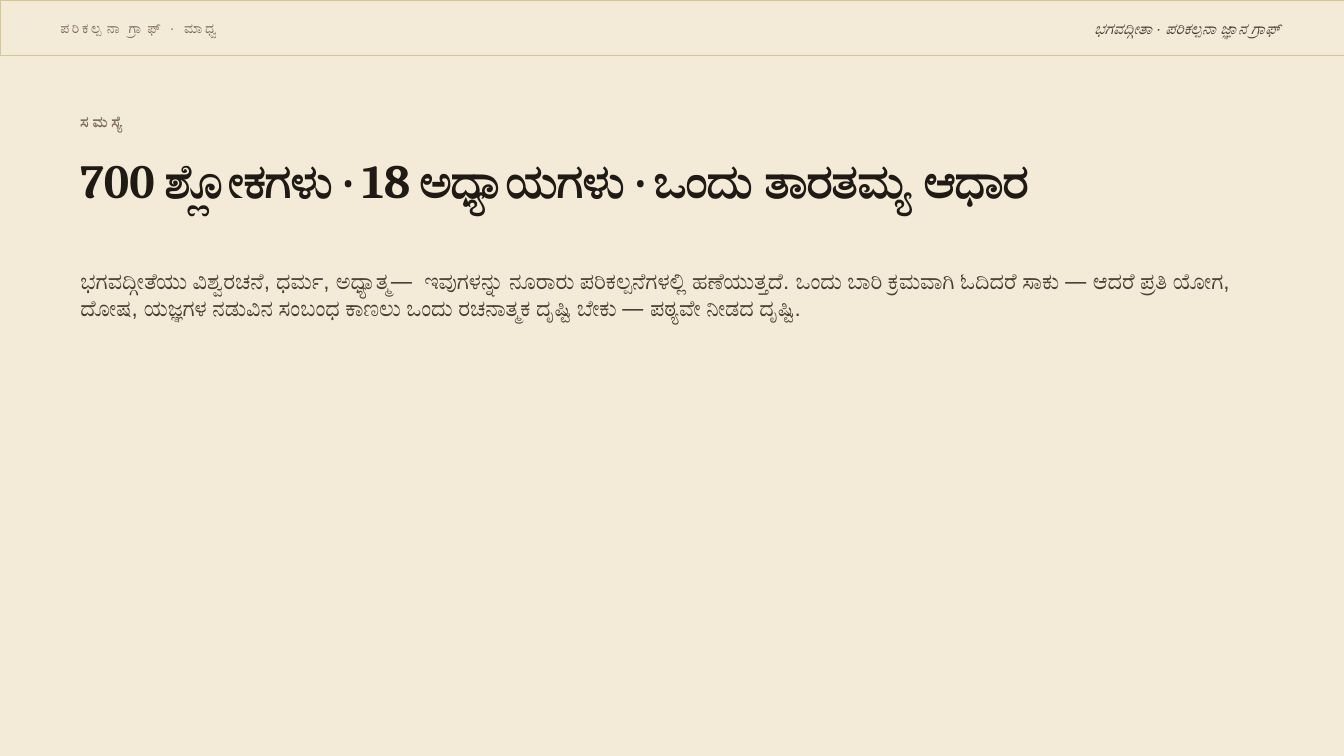
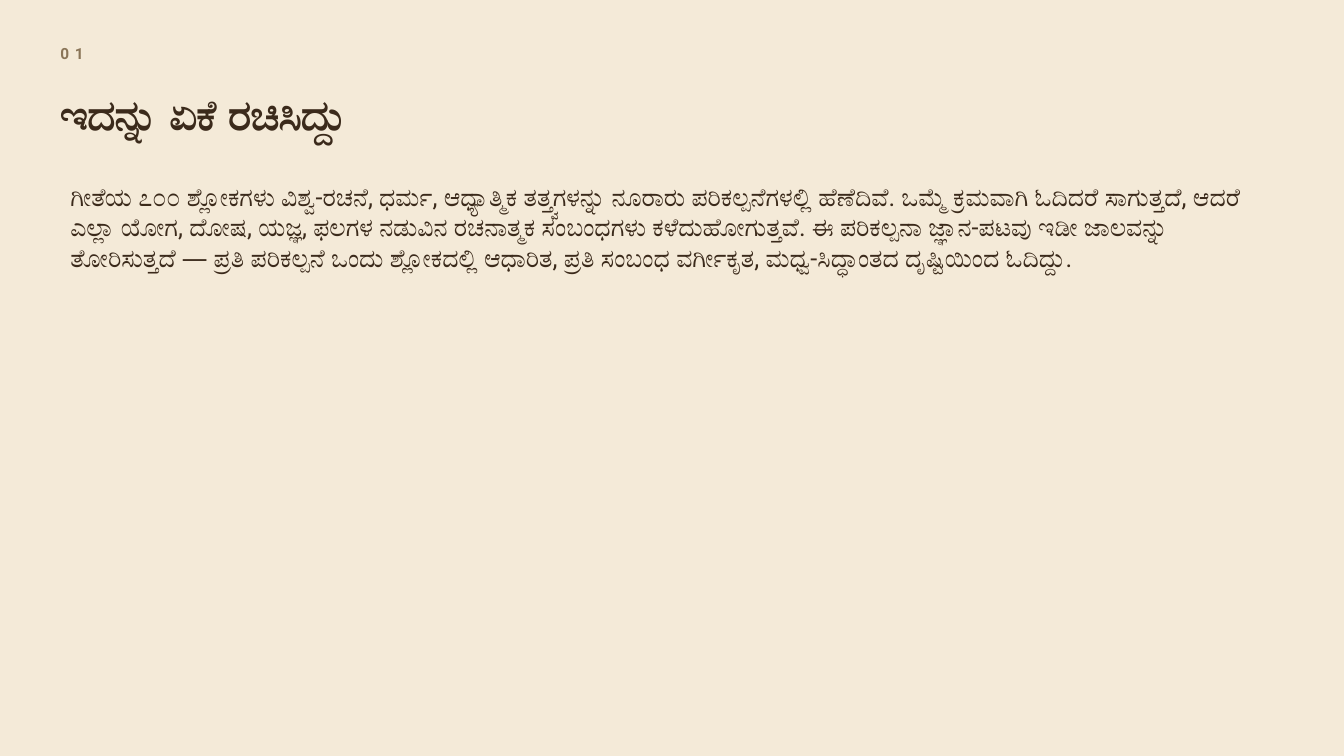
Before and after one commit to kvinayakpai/Bhagavadgita, a slide deck: slide 2 of decks/Bhagavadgita_Concept_KG_kn.pptx. Drawn at 1344x756 pixels with LibreOffice and Linux fonts; fonts in the diff are those of the drawing. Boxes give left, top, right and bottom in pixels: in the first picture for what was removed or moved away, otherwise in the second. Text is boxed around its words. In the diff, an @@ line names an element or a change of style, - is before the commit and + after.

```diff
--- a/decks/Bhagavadgita_Concept_KG_kn.pptx
+++ b/decks/Bhagavadgita_Concept_KG_kn.pptx
@@ rectangle removed at <box>0,0,1344,55</box> @@
@@ text removed at <box>129,24,216,38</box> @@
-ಪರಿಕಲ್ಪನಾ ಗ್ರಾಫ್ · ಮಾಧ್ವ
@@ text removed at <box>1094,24,1279,39</box> @@
-ಭಗವದ್ಗೀತಾ · ಪರಿಕಲ್ಪನಾ ಜ್ಞಾನ ಗ್ರಾಫ್
@@ text added at <box>60,48,83,59</box>, 11 pt, text #8A7558, bold @@
+01
@@ text added at <box>60,101,333,141</box>, 30 pt, text #3B2A1B, bold @@
+ಇದನ್ನು ಏಕೆ ರಚಿಸಿದ್ದು
@@ text removed at <box>112,116,123,131</box> @@
-ಸಮಸ್ಯೆ
@@ text removed at <box>80,165,1028,212</box> @@
-700 ಶ್ಲೋಕಗಳು · 18 ಅಧ್ಯಾಯಗಳು · ಒಂದು ತಾರತಮ್ಯ ಆಧಾರ
@@ text at <box>70,189,1240,273</box>: text changed; size 16 to 18 pt; font Arial to Roboto; text colour #4A3F30 to #3B2A1B @@
-ಭಗವದ್ಗೀತೆಯು ವಿಶ್ವರಚನೆ, ಧರ್ಮ, ಅಧ್ಯಾತ್ಮ — ಇವುಗಳನ್ನು ನೂರಾರು ಪರಿಕಲ್ಪನೆಗಳಲ್ಲಿ ಹಣೆಯುತ್ತದೆ. ಒಂದು ಬಾರಿ ಕ್ರಮವಾಗಿ ಓದಿದರೆ ಸಾಕು — ಆದರೆ ಪ್ರತಿ ಯೋಗ, ದೋಷ, ಯಜ್ಞಗಳ ನಡುವಿನ ಸಂಬಂಧ ಕಾಣಲು ಒಂದು ರಚನಾತ್ಮಕ ದೃಷ್ಟಿ ಬೇಕು — ಪಠ್ಯವೇ ನೀಡದ ದೃಷ್ಟಿ.
+ಗೀತೆಯ ೭೦೦ ಶ್ಲೋಕಗಳು ವಿಶ್ವ-ರಚನೆ, ಧರ್ಮ, ಆಧ್ಯಾತ್ಮಿಕ ತತ್ತ್ವಗಳನ್ನು ನೂರಾರು ಪರಿಕಲ್ಪನೆಗಳಲ್ಲಿ ಹೆಣೆದಿವೆ. ಒಮ್ಮೆ ಕ್ರಮವಾಗಿ ಓದಿದರೆ ಸಾಗುತ್ತದೆ, ಆದರೆ ಎಲ್ಲಾ ಯೋಗ, ದೋಷ, ಯಜ್ಞ, ಫಲಗಳ ನಡುವಿನ ರಚನಾತ್ಮಕ ಸಂಬಂಧಗಳು ಕಳೆದುಹೋಗುತ್ತವೆ. ಈ ಪರಿಕಲ್ಪನಾ ಜ್ಞಾನ-ಪಟವು ಇಡೀ ಜಾಲವನ್ನು ತೋರಿಸುತ್ತದೆ — ಪ್ರತಿ ಪರಿಕಲ್ಪನೆ ಒಂದು ಶ್ಲೋಕದಲ್ಲಿ ಆಧಾರಿತ, ಪ್ರತಿ ಸಂಬಂಧ ವರ್ಗೀಕೃತ, ಮಧ್ವ-ಸಿದ್ಧಾಂತದ ದೃಷ್ಟಿಯಿಂದ ಓದಿದ್ದು.
```
Also in this commit, not shown: 3 other slides changed, 22 slides added, 12 slides removed, 17 other files.
